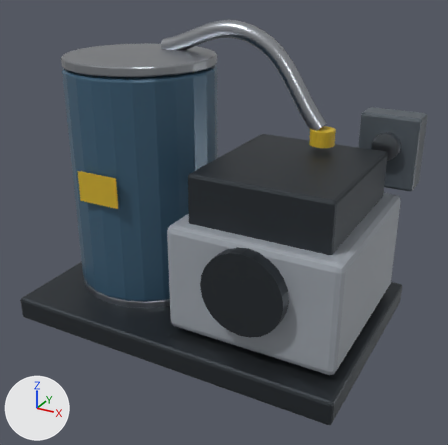
The glTF model frontend/public/models/aux_air.glb: old version first, new version second.
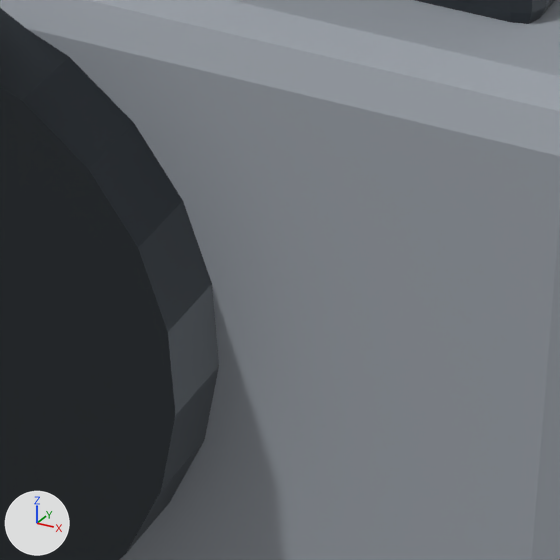
The first picture shows the older version from a camera (50 mm lens) standing at (1.921, -3.361, 2.387) and looking at (0.09, -0.033, 0.723). The close-ups show the older and then the newer version on the part from 58% to 75% of the width and 57% to 74% of the height of that picture. Only the edits that show in the close-ups are written down. Lighting does not change. The marker at lower left points along +X, +Y and +Z. Where no turn or scale is listed for an object, it has been applied to the vertices.

Script lines for the objects in view, before the commit:
```python
me_cube_001 = bpy.data.meshes.new('Cube.001')
me_cube_001.from_pydata(...)  # 56 vertices, 108 faces; spans x -0.55..0.55, y -0.6..0.6, z -0.35..0.35
me_cube_001.materials.append(mat_paint_light)  # grey #9ea4ac
me_cube_002 = bpy.data.meshes.new('Cube.002')
me_cube_002.from_pydata(...)  # 56 vertices, 108 faces; spans x -0.45..0.45, y -0.5..0.5, z -0.16..0.16
me_cube_002.materials.append(mat_dark_steel)  # dark grey #454b50
me_cylinder_003 = bpy.data.meshes.new('Cylinder.003')
me_cylinder_003.from_pydata(...)  # a 24-sided cylinder along y spanning x -0.26..0.26, y -0.06..0.06, z -0.26..0.26
me_cylinder_003.materials.append(mat_dark_steel)  # dark grey #454b50
ob_air_cooler = bpy.data.objects.new('air_cooler', me_cube_002)
ob_air_cooler.location = (0.55, 0.0, 1.05)
ob_air_motor = bpy.data.objects.new('air_motor', me_cube_001)
ob_air_motor.location = (0.55, 0.0, 0.55)
ob_air_motor_fan = bpy.data.objects.new('air_motor_fan', me_cylinder_003)
ob_air_motor_fan.location = (0.55, -0.62, 0.62)
```
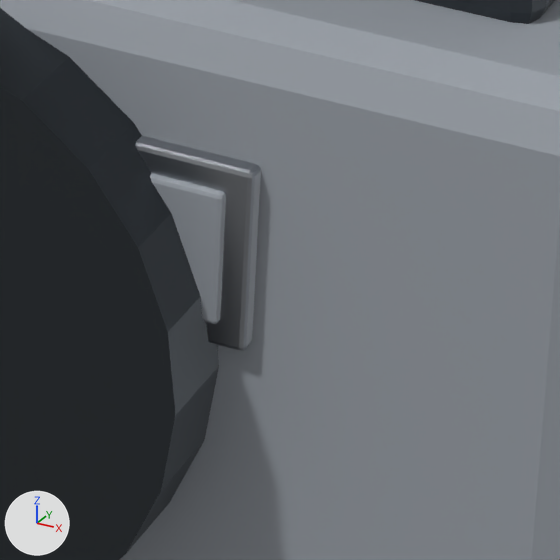
Location of each change, [x1, y1, x2, y2] in pixels of the close-ups (560 x 560 px):
'air_nameplate_rim', added: after [135, 136, 261, 350]
'air_nameplate', added: after [150, 173, 226, 324]

The edits, one by one:
Mesh me_cube_005 is new.
It has 56 vertices, 108 faces and spans x -0.285..0.285, y -0.01..0.01, z -0.075..0.075.
It uses material mat_steel (grey #aaadb3).
Mesh me_cube_006 is new.
It has 56 vertices, 108 faces and spans x -0.265..0.265, y -0.01..0.01, z -0.055..0.055.
It uses material mat_paint_light (grey #9ea4ac).
Object 'air_nameplate_rim' (ob_air_nameplate_rim) is new; it shows me_cube_005.
Its location is (0.55, -0.605, 0.72).
Object 'air_nameplate' (ob_air_nameplate) is new; it shows me_cube_006.
Its location is (0.55, -0.611, 0.72).
